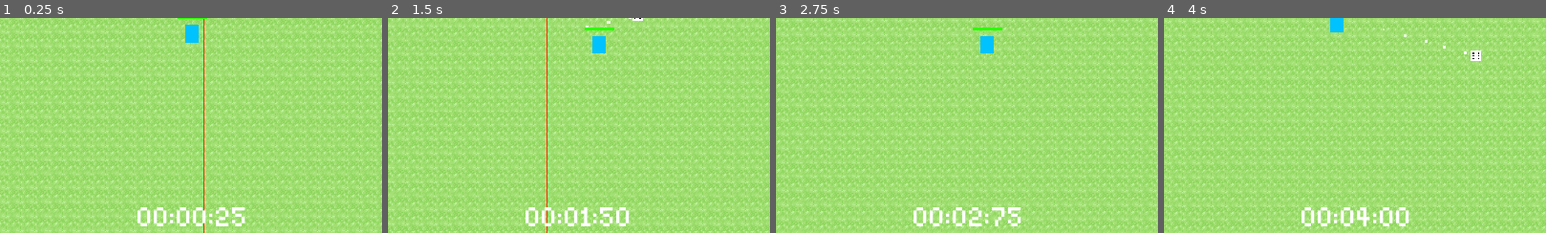
Above: before the commit, frames 1-4 (left to right).
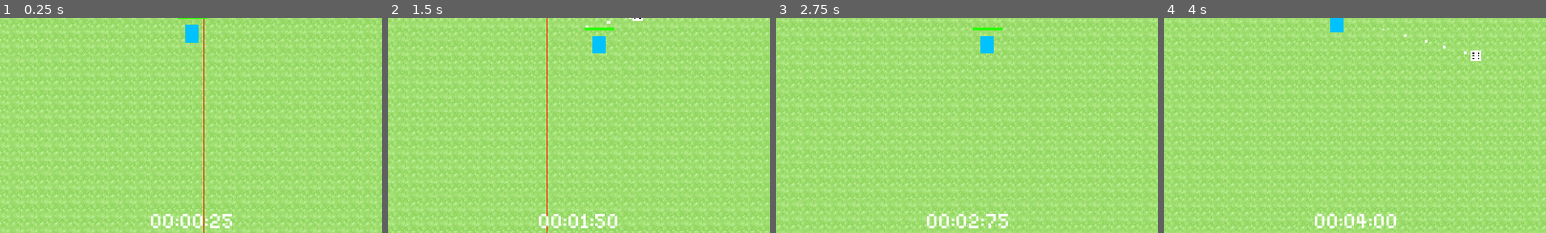
Above: after the commit, the same moments.

Repository: Xalph555/Fate-Overturned
Game: Godot game, scene res://Levels/MainMap/MainMap.tscn
Two runs of this game, one before a commit and one after it. Both use one fixed random seed, a clock stepped at 60 frames per second and the inputs below.
Inputs (mouse positions are % of the whole screen's width and height, from its top left):
- Up to frame 1 (0.25 s): no input
- Up to frame 2 (1.5 s): move the mouse to (72, 45) at 0.52 s; press the mouse at (72, 45) at 0.53 s; hold D (move_right) 0.53-1.28 s; move the mouse to (30, 55) at 1.27 s; release the mouse at (30, 55) at 1.28 s; hold S (move_down) from 1.28 s (still down); click (30, 55) at 1.35 s
- Up to frame 3 (2.75 s): move the mouse to (60, 28) at 2.02 s; release S (move_down) at 2.03 s; press the mouse at (60, 28) at 2.03 s; hold D (move_right) from 2.03 s (still down)
- Up to frame 4 (4 s): move the mouse to (45, 70) at 2.77 s; release D (move_right) at 2.78 s; release the mouse at (45, 70) at 2.78 s; hold W (move_up) 2.78-3.53 s; click (45, 70) at 2.85 s; move the mouse to (80, 65) at 3.52 s; press the mouse at (80, 65) at 3.53 s; hold A (move_left) from 3.53 s (still down)
The pictures show only the part of the screen within x 25-75%, y 50-100%; the shares and areas given below are measured in that part.

The runs differ from the first frame. In frame 1, 1.5% of the frame differs, in the area x 36-65%, y 88-98%; in frame 2, 1.4%; in frame 3, 1.5%; in frame 4, 1.5%.

Commit message:
Added Pausing

Diff:
--- a/Common/Dice/DiceData.json
+++ b/Common/Dice/DiceData.json
@@ -7,7 +7,7 @@
             "knockback": {"1": 100, "2": 200, "3": 300, "4": 400, "5": 500, "6": 600}},
 
     "D8" : {"name" : "D8",
-            "description" : "A slight upgrade from simplicity. More sides and more possibilities",
+            "description" : "A slight upgrade from simplicity. More sides and more possibilities.",
             "frames" : {"1": 0, "2": 1, "3": 2, "4": 3, "5": 4, "6": 5, "7": 6, "8": 7},
             "weights" : {"1": 1, "2": 1, "3": 1, "4": 1, "5": 1, "6": 1, "7": 1, "8": 1},
             "damage" : {"1": 1, "2": 2, "3": 3, "4": 4, "5": 5, "6": 6, "7": 7, "8": 8},
--- a/Common/Enemies/Spawner/EnemySpawner.gd
+++ b/Common/Enemies/Spawner/EnemySpawner.gd
@@ -8,9 +8,9 @@
 # ------------------------------------------
 export (String, FILE, "*.json") var spawner_data_path
 
-export(NodePath) onready var level_manager = get_node(level_manager) as LevelManager
 export(NodePath) onready var spawn_node = get_node(spawn_node) as YSort
-export(NodePath) onready var player_ref = get_node(player_ref) as Player
+var level_manager : LevelManager
+var player_ref : Player
 
 export(float) var spawn_distance := 1000.0
 
@@ -35,6 +35,9 @@
 # Functions
 # ----------------------------------------
 func _ready() -> void:
+	level_manager = get_tree().get_nodes_in_group("LevelManager")[0]
+	player_ref = get_tree().get_nodes_in_group("Player")[0]
+
 	load_spawner_data()
 	init_spawner()
 
--- a/Common/Managers/GameEvents.gd
+++ b/Common/Managers/GameEvents.gd
@@ -5,8 +5,8 @@
 
 # Signals
 # ----------------------------------
-signal pause_game
-signal resume_game
+signal game_paused
+signal game_resumed
 
 signal player_died
 signal player_level_up(new_level)
--- a/Common/Managers/LevelManager/LevelManager.gd
+++ b/Common/Managers/LevelManager/LevelManager.gd
@@ -27,3 +27,13 @@
 	if counting_time:
 		current_time += delta
 		GameEvents.emit_signal("time_updated", current_time)
+
+
+func pause_game() -> void:
+	GameEvents.emit_signal("game_paused")
+	get_tree().paused = true
+
+
+func resume_game() -> void:
+	GameEvents.emit_signal("game_resumed")
+	get_tree().paused = false
--- a/Common/Managers/LevelManager/LevelManager.tscn
+++ b/Common/Managers/LevelManager/LevelManager.tscn
@@ -2,5 +2,5 @@
 
 [ext_resource path="res://Common/Managers/LevelManager/LevelManager.gd" type="Script" id=1]
 
-[node name="LevelManager" type="Node2D"]
+[node name="LevelManager" type="Node2D" groups=["LevelManager"]]
 script = ExtResource( 1 )
--- a/Common/Player/Player.tscn
+++ b/Common/Player/Player.tscn
@@ -19,7 +19,7 @@
 [sub_resource type="CircleShape2D" id=3]
 radius = 78.4618
 
-[node name="Player" type="KinematicBody2D"]
+[node name="Player" type="KinematicBody2D" groups=["Player"]]
 scale = Vector2( 2, 2 )
 collision_layer = 512
 script = ExtResource( 2 )
--- a/Common/UI/LevelUpUI/DiceCard/DiceCard.gd
+++ b/Common/UI/LevelUpUI/DiceCard/DiceCard.gd
@@ -26,10 +26,10 @@
 func set_up_card(assigned_dice : DiceResource) -> void:
 	dice = assigned_dice
 
-	var dice_data = DiceDataBase.dice_data[assigned_dice.dice_data_name]
+	var dice_data = DiceDataBase.dice_data[dice.dice_data_name]
 
 	dice_name_label.text = dice_data["name"]
-	dice_icon.texture = assigned_dice.dice_icon
+	dice_icon.texture = dice.dice_icon
 	dice_description_label.text = dice_data["description"]
 
 
--- a/Common/UI/LevelUpUI/LevelUpUI.gd
+++ b/Common/UI/LevelUpUI/LevelUpUI.gd
@@ -22,8 +22,8 @@
 
 # Functions
 # ----------------------------------------
-func init_ui(player_ref : Player) -> void:
-	_player_ref = player_ref
+func init_ui() -> void:
+	_player_ref = get_tree().get_nodes_in_group("Player")[0]
 
 	GameEvents.connect("player_level_up", self, "_on_player_level_up")
 
@@ -57,11 +57,15 @@
 func close_ui() -> void:
 	self.visible = false
 	clear_cards()
-	GameEvents.emit_signal("resume_game")
+	# GameEvents.emit_signal("resume_game")
+	get_tree().get_nodes_in_group("LevelManager")[0].resume_game()
 
 
 func _on_player_level_up(_new_level : int) -> void:
-	GameEvents.emit_signal("pause_game")
+	# GameEvents.emit_signal("pause_game")
+
+	get_tree().get_nodes_in_group("LevelManager")[0].pause_game()
+
 	set_up_ui()
 	self.visible = true
 
--- a/Common/UI/PlayerUI/HpBar/PlayerHPBar.gd
+++ b/Common/UI/PlayerUI/HpBar/PlayerHPBar.gd
@@ -14,8 +14,8 @@
 
 # Functions
 # ------------------------------------
-func init_ui(player_ref : Player) -> void:
-	_player_ref = player_ref
+func init_ui() -> void:
+	_player_ref = get_tree().get_nodes_in_group("Player")[0]
 
 	progress_bar.max_value = _player_ref.player_stats.max_health
 	progress_bar.value = _player_ref.player_stats.current_health
--- a/Common/UI/PlayerUI/PlayerUI.tscn
+++ b/Common/UI/PlayerUI/PlayerUI.tscn
@@ -15,7 +15,7 @@
 anchor_top = 1.0
 anchor_right = 0.5
 anchor_bottom = 1.0
-margin_left = -136.0
-margin_top = -103.0
-margin_right = 136.0
-margin_bottom = -1.0
+margin_left = -102.0
+margin_top = -76.0
+margin_right = 102.0
+margin_bottom = 0.0
--- a/Common/UI/PlayerUI/TimeCounter/TimeCounter.tscn
+++ b/Common/UI/PlayerUI/TimeCounter/TimeCounter.tscn
@@ -4,7 +4,7 @@
 [ext_resource path="res://Common/UI/Fonts/SinsGold.ttf" type="DynamicFontData" id=2]
 
 [sub_resource type="DynamicFont" id=1]
-size = 128
+size = 96
 use_mipmaps = true
 font_data = ExtResource( 2 )
 
--- a/Common/UI/UIManager.gd
+++ b/Common/UI/UIManager.gd
@@ -6,8 +6,6 @@
 
 # Variables
 # -----------------------------------
-export(NodePath) onready var player = get_node(player) as Player
-
 export(NodePath) var player_hp_bar
 export(NodePath) var level_up_ui
 
@@ -19,9 +17,9 @@
 	if player_hp_bar:
 		var hp_bar = get_node(player_hp_bar)
 
-		hp_bar.init_ui(player)
+		hp_bar.init_ui()
 
 	if level_up_ui:
 		var level_up = get_node(level_up_ui)
 
-		level_up.init_ui(player)
+		level_up.init_ui()
--- a/Levels/MainMap/MainMap.tscn
+++ b/Levels/MainMap/MainMap.tscn
@@ -14,13 +14,10 @@
 [node name="LevelManager" parent="." instance=ExtResource( 3 )]
 
 [node name="EnemySpawner" parent="." instance=ExtResource( 5 )]
-level_manager = NodePath("../LevelManager")
 spawn_node = NodePath("../YSort")
-player_ref = NodePath("../YSort/Player")
 
 [node name="UIManager" type="CanvasLayer" parent="."]
 script = ExtResource( 7 )
-player = NodePath("../YSort/Player")
 player_hp_bar = NodePath("PlayerHPBar")
 level_up_ui = NodePath("LevelUpUI")
 
